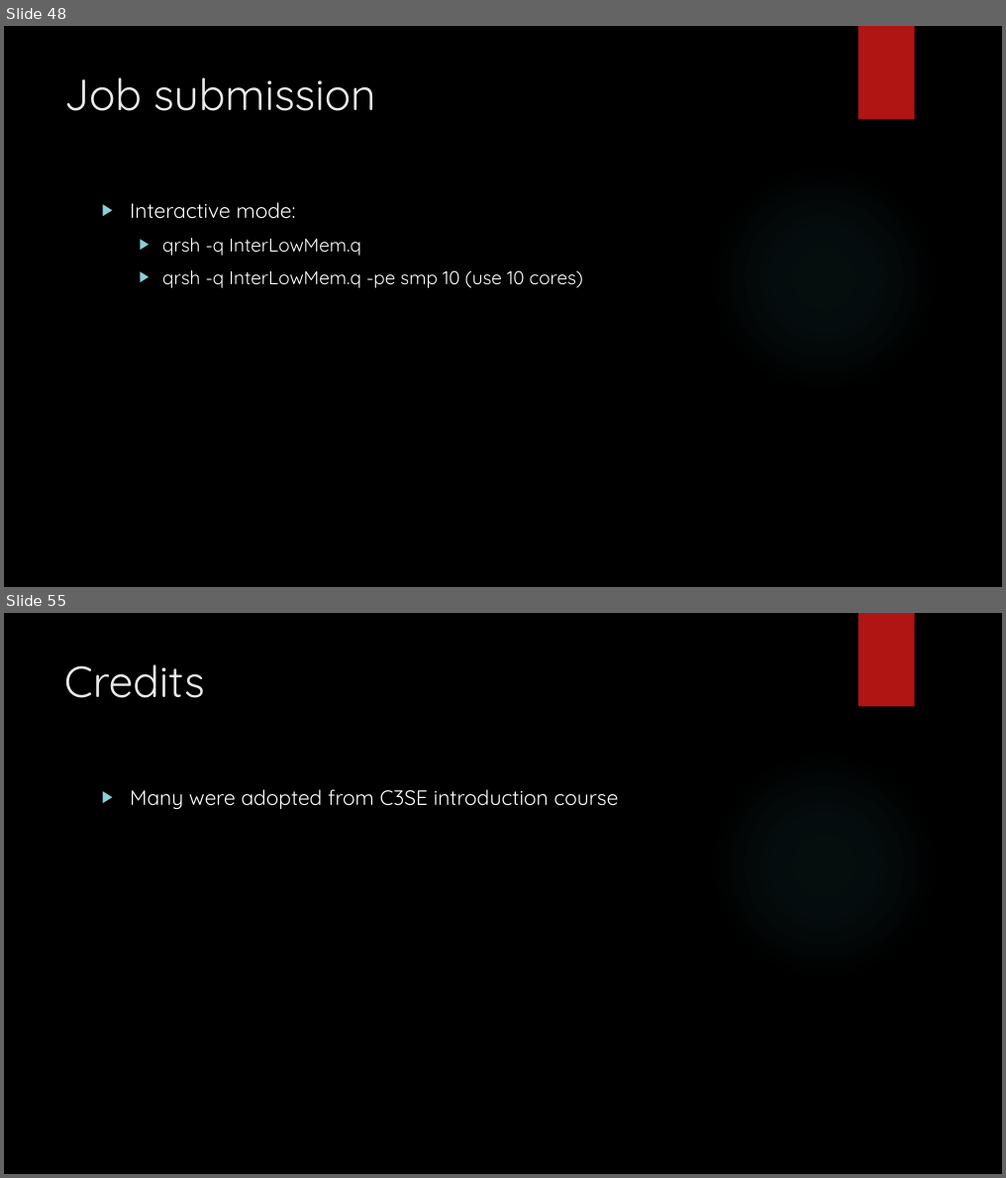
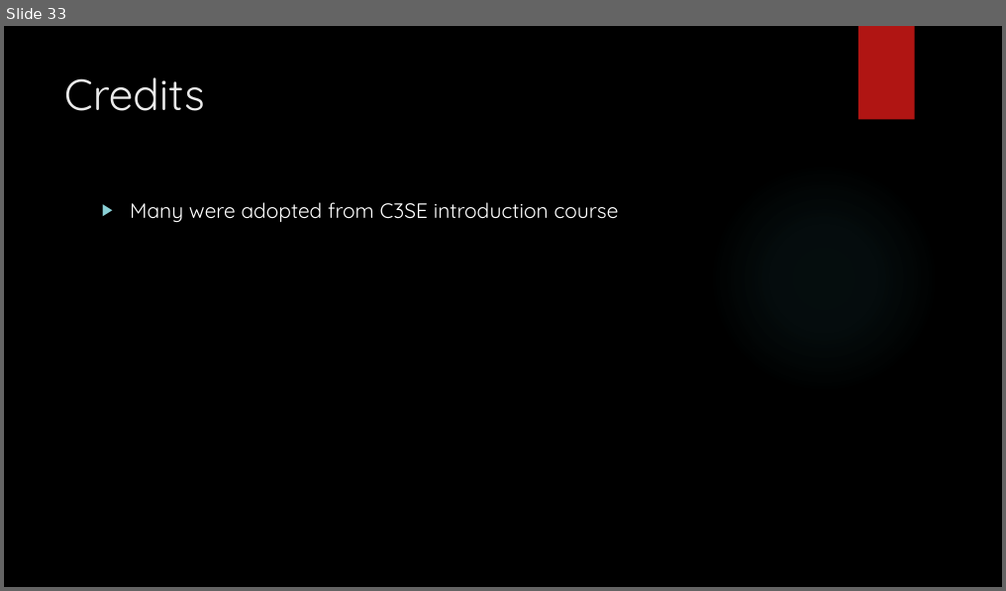
Before and after one commit to muharif/MicrobiomeKCL2020, a slide deck: IntroToLinux.pptx. Shown one above the other, each under a label of ours: slides 48 and 55 before the commit, slide 33 after it; the slides between them are not shown. The pictures are 1006x1178 and 1006x591 pixels, drawn with LibreOffice and Linux fonts; fonts in the diff are those of the drawing; background and template pictures are left out. Boxes give left, top, right and bottom in pixels: in the first picture for what was removed or moved away, otherwise in the second. Text is boxed around its words. In the diff, an @@ line names an element or a change of style, - is before the commit and + after.

```diff
--- a/IntroToLinux.pptx
+++ b/IntroToLinux.pptx
@@ slide 48 removed at (x1=4, y1=26, x2=1002, y2=587), background picture (left out); not listed: 2 template elements that a slide beside it also shows @@
@@ title removed at (x1=64, y1=77, x2=376, y2=111) @@
-Job submission
@@ text removed at (x1=130, y1=202, x2=583, y2=288) @@
-▶ Interactive mode:
-  ▶ qrsh -q InterLowMem.q
-  ▶ qrsh -q InterLowMem.q -pe smp 10 (use 10 cores)
@@ what was slide 55 is now slide 33 @@
```
Also in this commit, not shown: 21 other slides removed.
